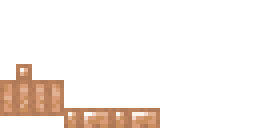
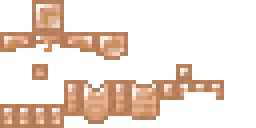
Before/after of a 256x128 layered artwork. What changed in the layer stack:
added group "Layer Group" with 2 layers over [0,0,224,128]
renamed "steel.png" to "guidite.png #1", hid it, moved it into group "Layer Group" over [0,64,160,128]
added layer "guidite.png" in group "Layer Group" over [0,0,224,128]
